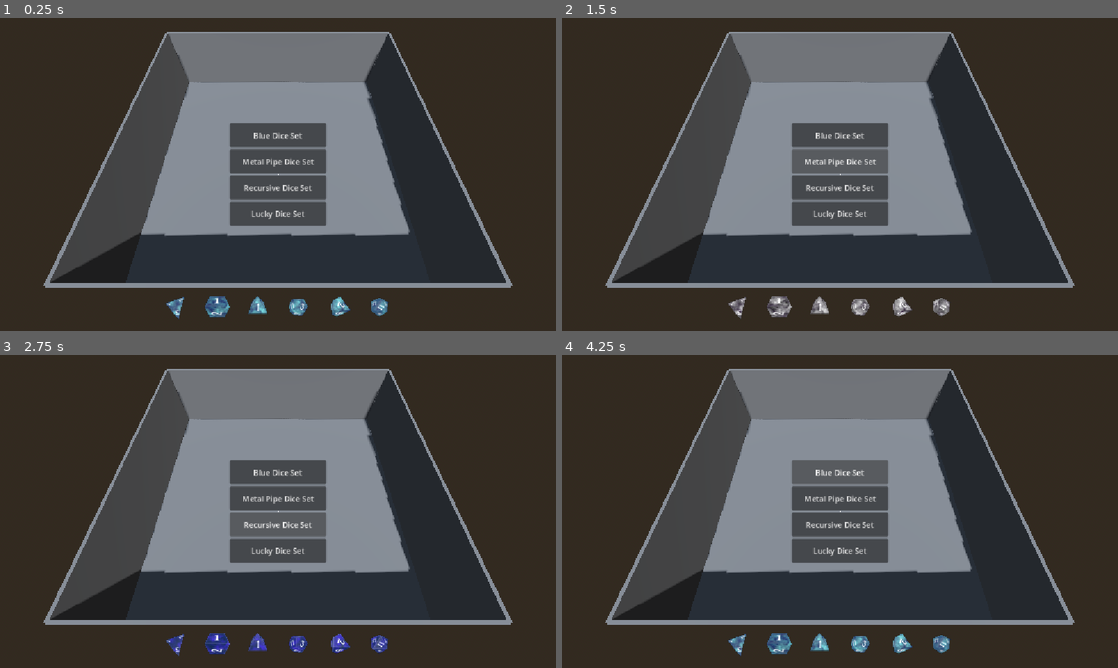
Above: before the commit, frames 1-4 (two rows, left to right).
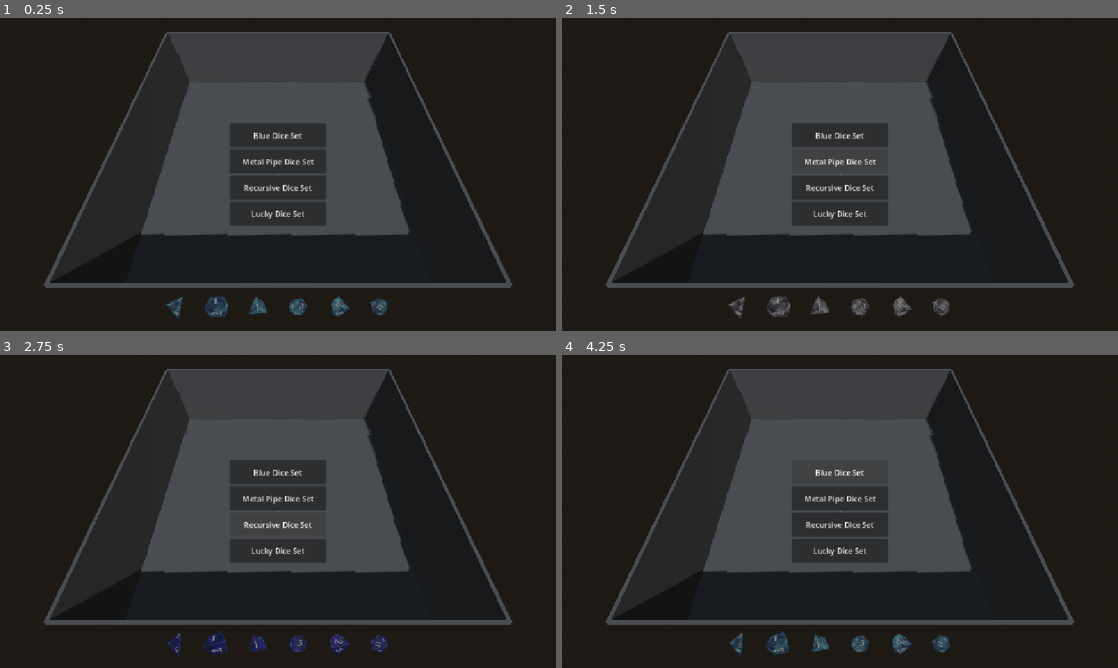
Above: after the commit, the same moments.

Repository: jruigrok/DiceSim
Game: Godot game, scene res://scenes/main.tscn
Two runs of this game, one before a commit and one after it. Both use one fixed random seed, a clock stepped at 60 frames per second and the inputs below.
Inputs:
- Up to frame 1 (0.25 s): no input
- Up to frame 2 (1.5 s): click "Blue Dice Set" at 0.5 s; click "Metal Pipe Dice Set" at 1.25 s
- Up to frame 3 (2.75 s): click "Recursive Dice Set" at 2 s
- Up to frame 4 (4.25 s): click "Lucky Dice Set" at 2.75 s; click "Blue Dice Set" at 3.5 s

The runs differ from the first frame. In frame 1, 35% of the frame differs, in the area x 7-93%, y 4-96%; in frame 2, 34%; in frame 3, 35%; in frame 4, 35%.

Commit message:
Minor update

Diff:
--- a/project.godot
+++ b/project.godot
@@ -13,6 +13,10 @@
 config/name="Dice Sim"
 run/main_scene="uid://cj34pdrglpueo"
 config/features=PackedStringArray("4.7", "GL Compatibility")
+
+[autoload]
+
+GameEvents="*uid://bety1jxvpyes5"
 
 [debug]
 
--- a/scenes/dice_sim.tscn
+++ b/scenes/dice_sim.tscn
@@ -1,11 +1,8 @@
 [gd_scene format=3 uid="uid://c0kkvfs6t36hg"]
 
 [ext_resource type="Script" uid="uid://b7ctydrdoxnf4" path="res://scripts/dice_sim.gd" id="1_5ghwb"]
-[ext_resource type="Script" uid="uid://b6p1tstsr74nv" path="res://scripts/camera_3d.gd" id="1_12od1"]
-[ext_resource type="Script" uid="uid://b8x7qxfrvqqmi" path="res://scripts/dice_roller.gd" id="2_vquxa"]
 [ext_resource type="PackedScene" uid="uid://c0xec5bo1xe4r" path="res://scenes/arena.tscn" id="3_5ghwb"]
-[ext_resource type="PackedScene" uid="uid://b8mqbc133g0uo" path="res://scenes/dice_selector.tscn" id="4_hjywd"]
-[ext_resource type="Resource" uid="uid://cwjjsp5hi1jyi" path="res://dice_sets/BlueDiceSet.tres" id="6_5ghwb"]
+[ext_resource type="PackedScene" uid="uid://t6iot3y2j1rj" path="res://scenes/player.tscn" id="3_jd2gm"]
 
 [sub_resource type="ProceduralSkyMaterial" id="ProceduralSkyMaterial_hjywd"]
 
@@ -33,14 +30,5 @@
 
 [node name="LightmapGI" type="LightmapGI" parent="." unique_id=1921806208]
 
-[node name="Camera3D" type="Camera3D" parent="." unique_id=321865442]
-transform = Transform3D(1, 0, 0, 0, 0.4786705, 0.87799466, 0, -0.87799466, 0.4786705, 0, 10, 10)
-current = true
-script = ExtResource("1_12od1")
-
-[node name="DiceRoller" type="MeshInstance3D" parent="Camera3D" unique_id=275619940]
-transform = Transform3D(1, 0, 0, 0, 0.47867045, -0.87799454, 0, 0.87799454, 0.47867045, 5, -2.5, -6)
-script = ExtResource("2_vquxa")
-
-[node name="DiceSelector" parent="Camera3D" unique_id=1160484203 instance=ExtResource("4_hjywd")]
-dice_set = ExtResource("6_5ghwb")
+[node name="Player" parent="." unique_id=1512474498 instance=ExtResource("3_jd2gm")]
+transform = Transform3D(1, 0, 0, 0, 0.4786705, 0.8779946, 0, -0.8779946, 0.4786705, 0, 10, 10)
--- a/scenes/main.tscn
+++ b/scenes/main.tscn
@@ -1,7 +1,7 @@
 [gd_scene format=3 uid="uid://cj34pdrglpueo"]
 
 [ext_resource type="PackedScene" uid="uid://c0kkvfs6t36hg" path="res://scenes/dice_sim.tscn" id="1_0wfyh"]
-[ext_resource type="Script" uid="uid://cy56e02cb68ni" path="res://scripts/game_events.gd" id="1_sugp2"]
+[ext_resource type="Script" uid="uid://cy56e02cb68ni" path="res://scripts/main.gd" id="1_sugp2"]
 [ext_resource type="PackedScene" uid="uid://ck63j4lfwj35f" path="res://scenes/set_selector.tscn" id="2_sugp2"]
 [ext_resource type="Script" uid="uid://die8svrhe3dvd" path="res://res_scripts/DiceSet.gd" id="4_o6xl0"]
 [ext_resource type="Resource" uid="uid://cwjjsp5hi1jyi" path="res://dice_sets/BlueDiceSet.tres" id="5_tipki"]
--- /dev/null
+++ b/scenes/main_menu.tscn
@@ -0,0 +1,3 @@
+[gd_scene format=3 uid="uid://cx4t77cp6wg1k"]
+
+[node name="MainMenu" type="Node2D" unique_id=2120926254]
--- /dev/null
+++ b/scenes/new_dice.tscn
@@ -0,0 +1,87 @@
+[gd_scene format=3 uid="uid://d4ibbodicsy0n"]
+
+[sub_resource type="GDScript" id="GDScript_6um70"]
+script/source = "extends Node3D
+
+@export var dice_data: DiceData
+@export var set_data: DiceSetData
+
+@onready var rigid_dice_scene := preload(\"uid://crpslcouesk5p\")
+@onready var soft_dice_scene := preload(\"uid://c0ytkxo4krmwu\")
+var mesh_instance: MeshInstance3D
+
+const VEL_THRESHOLD: float = 0.05
+const VEL_THRESHOLD_SQ: float = VEL_THRESHOLD * VEL_THRESHOLD
+const RESTING_TIMEOUT: float = 0.5
+const HIDE_TIMEOUT: float = 5
+const FREE_TIMEOUT: float = 5
+const MIN_Y_BOUND = -20.0
+var time_tracker: float = 0.0
+var cur_state: DiceState = DiceState.ROLLING
+
+enum DiceState {
+	ROLLING,
+	ROLLED,
+	HIDDEN
+}
+
+func _ready() -> void:
+	if dice_data == null || set_data == null:
+		push_error(\"Missing dice_data or set_data\")
+	match set_data.DiceBodyType:
+		DiceSetData.DiceBodyType.RIGID:
+			setup_rigid_body()
+		DiceSetData.DiceBodyType.RIGID:
+			setup_soft_body()
+
+	mesh_instance.mesh = dice_data.mesh
+	mesh_instance.mesh_instance.material_override = set_data.material
+	set_data.handle_on_throw(self)
+
+func setup_rigid_body() -> void:
+	var rigid_dice := rigid_dice_scene.instantiate()
+	mesh_instance = rigid_dice.mesh_instance
+	add_child(rigid_dice)
+	rigid_dice.collision_shape.shape = mesh_instance.mesh.create_convex_shape()
+
+func setup_soft_body() -> void:
+	var soft_dice := soft_dice_scene.instantiate()
+	mesh_instance = soft_dice.mesh_instance
+	add_child(soft_dice)
+
+func _physics_process(delta: float) -> void:
+	time_tracker += delta
+	handle_state()
+
+	if (position.y < MIN_Y_BOUND):
+		push_warning(\"Dice out of bounds\")
+		queue_free()
+
+func is_moving() -> bool:
+	return (angular_velocity.length_squared() > VEL_THRESHOLD_SQ ||
+			linear_velocity.length_squared() > VEL_THRESHOLD_SQ)
+
+func handle_state() -> void:
+	match (cur_state):
+		DiceState.ROLLING:
+			if (is_moving()):
+				time_tracker = 0
+			if (time_tracker > RESTING_TIMEOUT):
+				var roll_value: int = dice_data.get_best_face(
+					global_transform.basis).value
+				set_data.handle_on_roll(self, roll_value)
+				cur_state = DiceState.ROLLED
+				time_tracker = 0
+		DiceState.ROLLED:
+			if (time_tracker > HIDE_TIMEOUT):
+				set_data.handle_on_hide(self)
+				cur_state = DiceState.HIDDEN
+				mesh_instance.visible = false
+				time_tracker = 0
+		DiceState.HIDDEN:
+			if (time_tracker > FREE_TIMEOUT):
+				queue_free()
+"
+
+[node name="NewDice" type="Node3D" unique_id=1828029823]
+script = SubResource("GDScript_6um70")
--- /dev/null
+++ b/scenes/player.tscn
@@ -0,0 +1,18 @@
+[gd_scene format=3 uid="uid://t6iot3y2j1rj"]
+
+[ext_resource type="Script" uid="uid://b6p1tstsr74nv" path="res://scripts/player.gd" id="1_dqkch"]
+[ext_resource type="Script" uid="uid://b8x7qxfrvqqmi" path="res://scripts/dice_roller.gd" id="2_qlg0r"]
+[ext_resource type="PackedScene" uid="uid://b8mqbc133g0uo" path="res://scenes/dice_selector.tscn" id="3_tuyoq"]
+[ext_resource type="Resource" uid="uid://cwjjsp5hi1jyi" path="res://dice_sets/BlueDiceSet.tres" id="4_fjrip"]
+
+[node name="Camera3D" type="Camera3D" unique_id=1512474498]
+transform = Transform3D(1, 0, 0, 0, 0.4786705, 0.87799466, 0, -0.87799466, 0.4786705, 0, 0, 0)
+current = true
+script = ExtResource("1_dqkch")
+
+[node name="DiceRoller" type="MeshInstance3D" parent="." unique_id=1405390018]
+transform = Transform3D(1, 0, 0, 0, 0.47867045, -0.87799454, 0, 0.87799454, 0.47867045, 5, -2.5, -6)
+script = ExtResource("2_qlg0r")
+
+[node name="DiceSelector" parent="." unique_id=1160484203 instance=ExtResource("3_tuyoq")]
+dice_set = ExtResource("4_fjrip")
--- a/scenes/set_selector.tscn
+++ b/scenes/set_selector.tscn
@@ -2,14 +2,22 @@
 
 [ext_resource type="Script" uid="uid://dhvx4jrbqkjc2" path="res://scripts/set_selector.gd" id="1_li4o2"]
 [ext_resource type="Script" uid="uid://die8svrhe3dvd" path="res://res_scripts/DiceSet.gd" id="2_55ih3"]
-[ext_resource type="Resource" uid="uid://cwjjsp5hi1jyi" path="res://dice_sets/BlueDiceSet.tres" id="3_3pw6r"]
 
 [node name="CanvasLayer" type="CanvasLayer" unique_id=4146138]
 script = ExtResource("1_li4o2")
-sets = Array[ExtResource("2_55ih3")]([ExtResource("3_3pw6r"), null])
+sets = Array[ExtResource("2_55ih3")]([null])
 
-[node name="VBoxContainer" type="VBoxContainer" parent="." unique_id=635117013]
+[node name="ColorRect" type="ColorRect" parent="." unique_id=116218059]
+anchors_preset = 15
+anchor_right = 1.0
+anchor_bottom = 1.0
+grow_horizontal = 2
+grow_vertical = 2
+color = Color(0.03529412, 0.03529412, 0.03529412, 0.49019608)
+
+[node name="VBoxContainer" type="VBoxContainer" parent="ColorRect" unique_id=635117013]
 unique_name_in_owner = true
+layout_mode = 1
 anchors_preset = 8
 anchor_left = 0.5
 anchor_top = 0.5
--- a/scripts/dice_roller.gd
+++ b/scripts/dice_roller.gd
@@ -4,7 +4,6 @@
 var cur_dice_data: DiceData
 var cur_set_data: DiceSetData
 
-@onready var game_events: GameEvents = get_tree().current_scene
 var dice_scene: PackedScene = preload("res://scenes/dice.tscn")
 @onready var dice_selector: DiceSelector = get_parent().get_node("DiceSelector")
 
@@ -20,7 +19,7 @@
 var throw_ready := false
 
 func _ready() -> void:
-	game_events.dice_set_change.connect(on_dice_set_change)
+	GameEvents.dice_set_change.connect(on_dice_set_change)
 
 func _process(delta: float) -> void:
 	if charging:
--- a/scripts/dice_selector.gd
+++ b/scripts/dice_selector.gd
@@ -3,12 +3,11 @@
 
 @export var dice_set: DiceSet
 
-@onready var game_events: GameEvents = get_tree().current_scene
 @onready var h_box_container: HBoxContainer = $MarginContainer/HBoxContainer
 @onready var margin_container: MarginContainer = $MarginContainer
 @onready var power_bar: ProgressBar = %PowerBar
 @onready var dice_roller: DiceRoller = get_parent().get_node("DiceRoller")
-var preview_scene := preload("res://scenes/dice_preview.tscn")
+var preview_scene := preload("uid://dclypq33xt5mr")
 signal select(idx: int)
 
 func _ready() -> void:
@@ -18,7 +17,7 @@
 	margin_container.add_theme_constant_override("margin_bottom", 10)
 	setup_previews()
 
-	game_events.dice_set_change.connect(on_dice_set_change)
+	GameEvents.dice_set_change.connect(on_dice_set_change)
 
 func on_dice_set_change(new_dice_set: DiceSet) -> void:
 	dice_set = new_dice_set
--- a/scripts/dice_sim.gd
+++ b/scripts/dice_sim.gd
@@ -1,9 +1,7 @@
 extends Node3D
 
-@onready var game_events: GameEvents = get_tree().current_scene
-
 func _ready() -> void:
-	game_events.game_state_change.connect(on_game_state_change)
+	GameEvents.game_state_change.connect(on_game_state_change)
 
 func on_game_state_change(new_state: GameEvents.GameState) -> void:
 	match (new_state):
--- a/scripts/game_events.gd
+++ b/scripts/game_events.gd
@@ -1,5 +1,4 @@
 extends Node
-class_name GameEvents
 
 signal dice_set_change(dice_set: DiceSet)
 signal game_state_change(game_state: GameState)
@@ -13,16 +12,6 @@
 func _ready() -> void:
 	change_game_state(game_state)
 
-func _unhandled_input(event: InputEvent) -> void:
-	if event.is_action_pressed("ui_cancel"):
-		match (game_state):
-			GameState.SET_SELECTOR:
-				Input.mouse_mode = Input.MOUSE_MODE_CAPTURED
-				change_game_state(GameState.DICE_SIM)
-			GameState.DICE_SIM:
-				Input.mouse_mode = Input.MOUSE_MODE_VISIBLE
-				change_game_state(GameState.SET_SELECTOR)
-
 func change_game_state(new_state: GameState) -> void:
 	game_state = new_state
 	game_state_change.emit(game_state)
--- /dev/null
+++ b/scripts/main.gd
@@ -0,0 +1,11 @@
+extends Node
+
+func _unhandled_input(event: InputEvent) -> void:
+	if event.is_action_pressed("ui_cancel"):
+		match (GameEvents.game_state):
+			GameEvents.GameState.SET_SELECTOR:
+				Input.mouse_mode = Input.MOUSE_MODE_CAPTURED
+				GameEvents.change_game_state(GameEvents.GameState.DICE_SIM)
+			GameEvents.GameState.DICE_SIM:
+				Input.mouse_mode = Input.MOUSE_MODE_VISIBLE
+				GameEvents.change_game_state(GameEvents.GameState.SET_SELECTOR)
--- a/scripts/set_selector.gd
+++ b/scripts/set_selector.gd
@@ -3,12 +3,11 @@
 
 @onready var vbox_container := %VBoxContainer
 
-@onready var game_events: GameEvents = get_tree().current_scene as GameEvents
 @export var sets: Array[DiceSet]
 const BUTTON_SIZE := Vector2i(200,50)
 
 func _ready() -> void:
-	game_events.game_state_change.connect(on_game_state_change)
+	GameEvents.game_state_change.connect(on_game_state_change)
 
 	for dice_set: DiceSet in sets:
 		var button := Button.new()
@@ -16,7 +15,7 @@
 		button.text = dice_set.resource_name
 		button.pressed.connect(
 			func () -> void:
-				game_events.dice_set_change.emit(dice_set)
+				GameEvents.dice_set_change.emit(dice_set)
 		)
 		vbox_container.add_child(button)
 
Not shown, changed: scripts/game_events.gd.uid
Not shown, added: scripts/main.gd.uid
Renamed: scripts/camera_3d.gd -> scripts/player.gd
Renamed: scripts/camera_3d.gd.uid -> scripts/player.gd.uid
